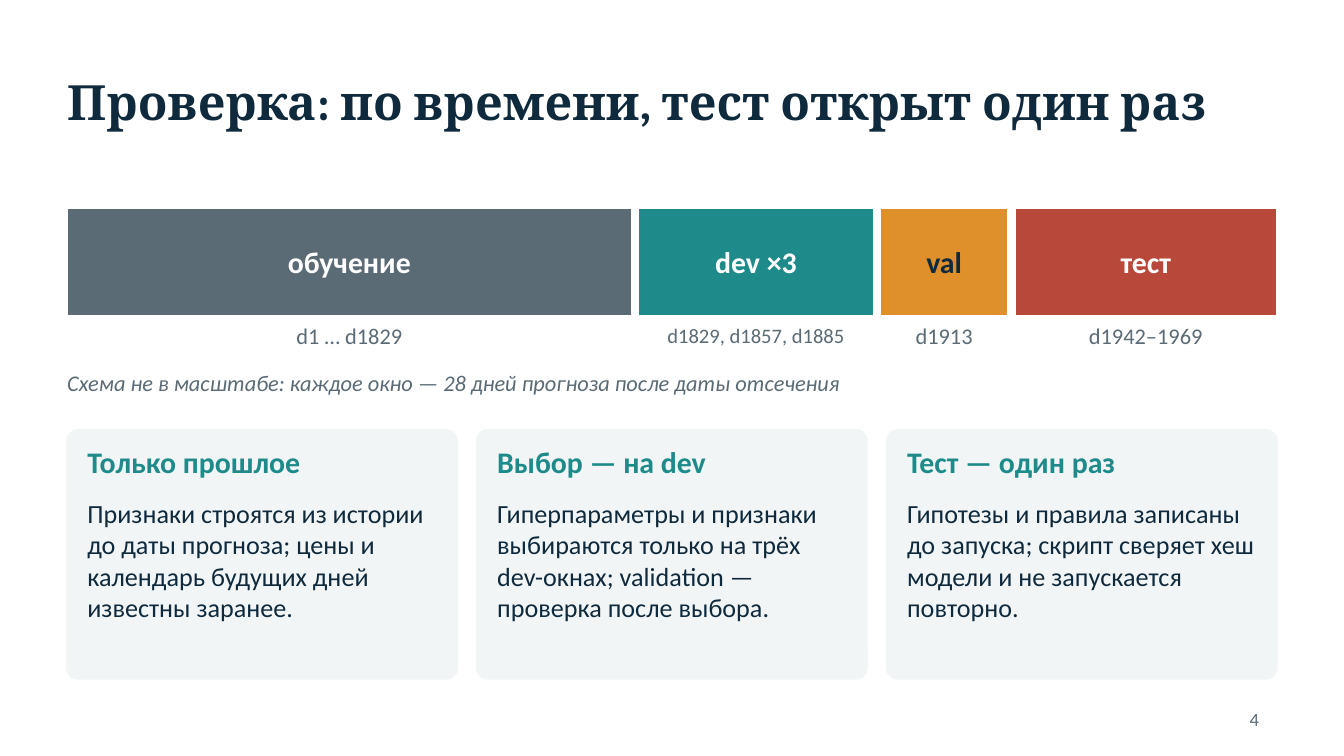
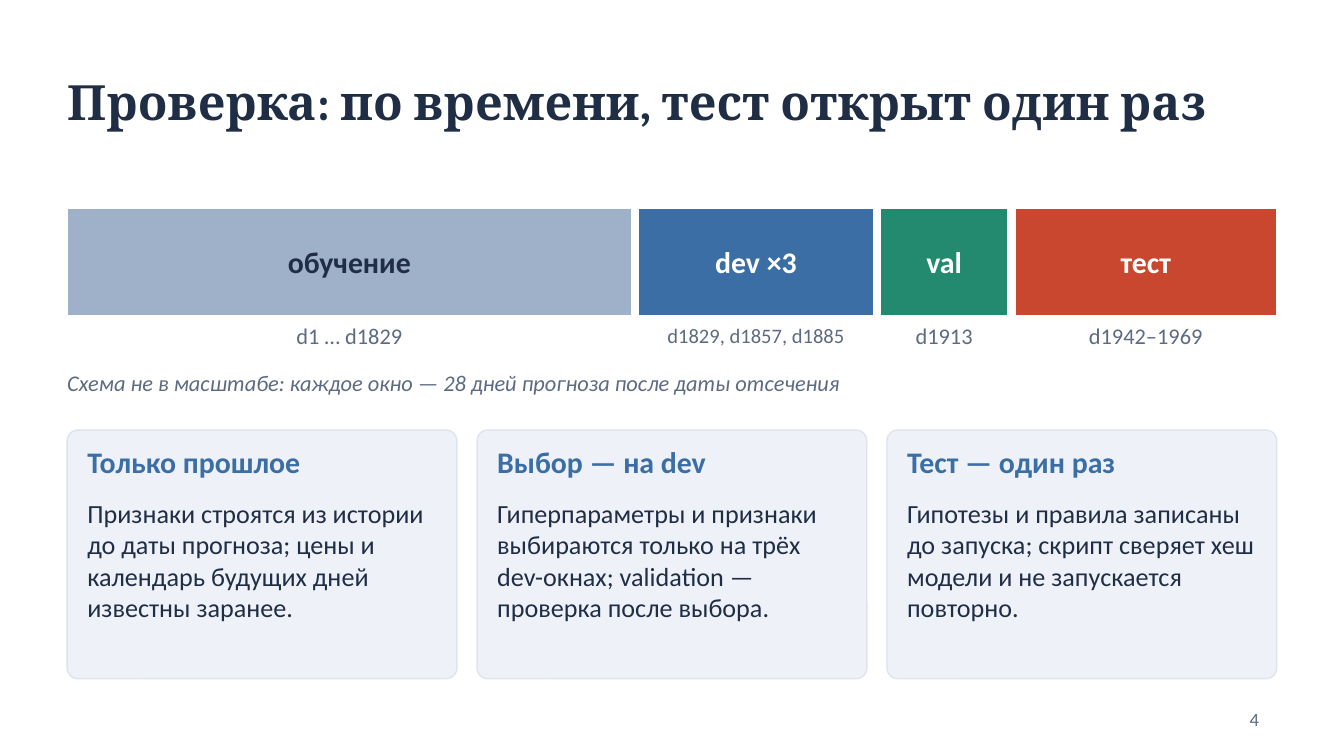
Before and after one commit to Alishershayakhmetov/demand-analyzer, a slide deck: slide 4 of docs/Demand_Copilot_slides.pptx. Drawn at 1344x756 pixels with LibreOffice and Linux fonts; fonts in the diff are those of the drawing. Boxes give left, top, right and bottom in pixels: in the first picture for what was removed or moved away, otherwise in the second. Text is boxed around its words. In the diff, an @@ line names an element or a change of style, - is before the commit and + after.

Commit message:
App: light theme, fixed right panel, no Deploy button or menu; light slide palette and new screenshots in report and deck

```diff
--- a/docs/Demand_Copilot_slides.pptx
+++ b/docs/Demand_Copilot_slides.pptx
@@ text "обучение" at (288,252,411,278): text colour #FFFFFF to #1F2D45 @@
@@ rectangle at (67,208,632,316): fill #5B6B75 to #9FB1C9 @@
@@ rectangle at (638,208,874,316): fill #1F8A8A to #3A6EA5 @@
@@ text "val" at (926,252,962,273): text colour #0F2A3D to #FFFFFF @@
@@ rectangle at (880,208,1008,316): fill #E0902A to #238A70 @@
@@ rectangle at (1015,208,1277,316): fill #B8483A to #C8472E @@
@@ fill #F1F5F6 to #EEF2F8; outline #F1F5F6 1 pt to #DDE4EE 0.75 pt in 3 elements at (67,430,457,679), (477,430,867,679), (887,430,1277,679) @@
@@ text colour #1F8A8A to #3A6EA5 in 3 elements at (87,453,300,478), (497,452,706,478), (907,453,1115,478) @@
@@ text colour #0F2A3D to #1F2D45 in 4 elements at (67,85,1206,132), (87,506,424,622), (497,506,816,622), (907,506,1254,622) @@
```
Also in this commit, not shown: 12 other slides changed, 12 other files.
